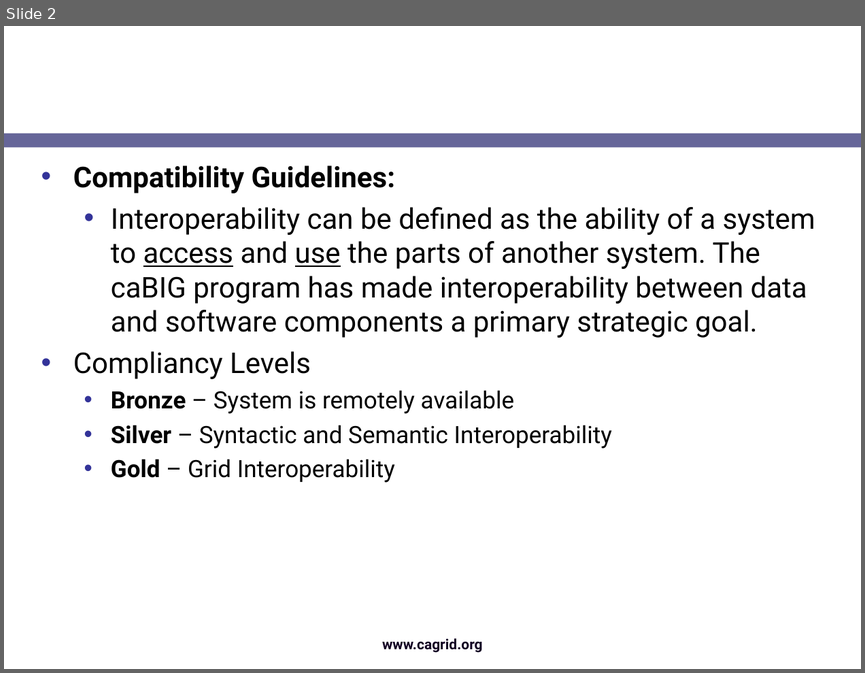
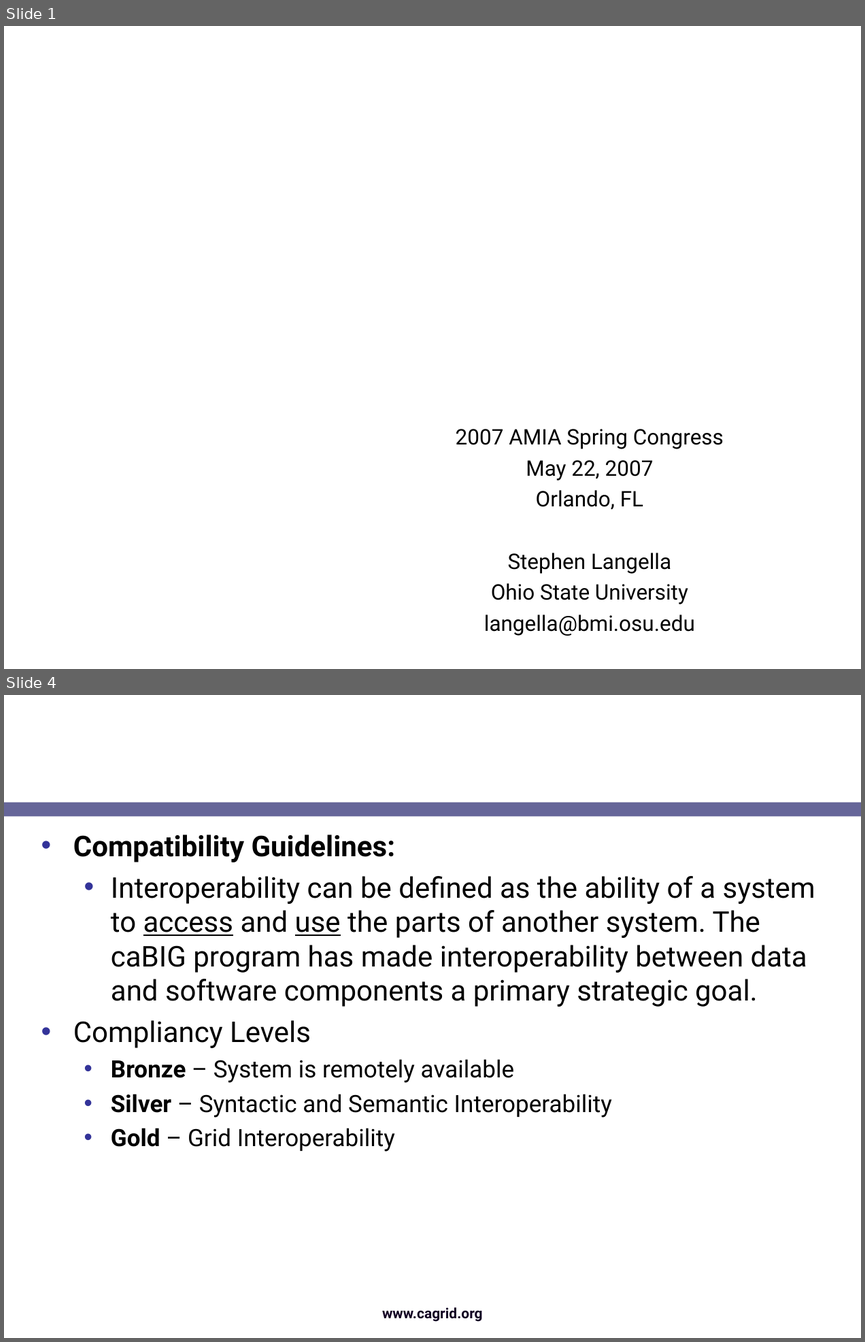
Before and after one commit to NCIP/cagrid-docs, a slide deck: presentations/caGrid-amia-spring-2007.ppt. Shown one above the other, each under a label of ours: slide 2 before the commit, slides 1 and 4 after it; the slides between them are not shown. The pictures are 865x673 and 865x1342 pixels, drawn with LibreOffice and Linux fonts; fonts in the diff are those of the drawing; background and template pictures are left out. Boxes give left, top, right and bottom in pixels: in the first picture for what was removed or moved away, otherwise in the second. Text is boxed around its words. In the diff, an @@ line names an element or a change of style, - is before the commit and + after.

```diff
--- a/presentations/caGrid-amia-spring-2007.ppt
+++ b/presentations/caGrid-amia-spring-2007.ppt
@@ slide 1 added at [4, 26, 861, 669], background picture (left out) @@
@@ title added at [647, 176, 847, 269], 44 pt, text #FFFFFF, bold @@
+caGrid
@@ text added at [456, 429, 723, 635], 18 pt, text #000000 @@
+2007 AMIA Spring Congress
+May 22, 2007
+Orlando, FL
+Stephen Langella
+Ohio State University
+langella@bmi.osu.edu
@@ what was slide 2 is now slide 4 @@
```
Also in this commit, not shown: 1 slide changed, 3 other slides added, 3 slides removed.
